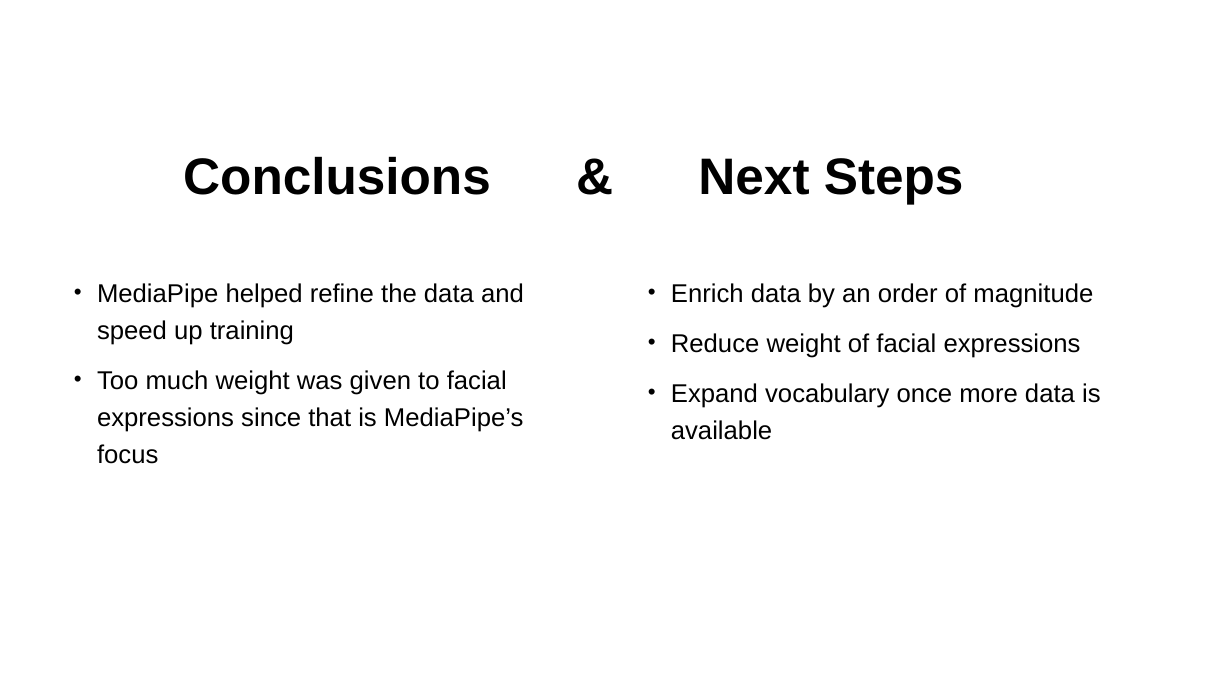
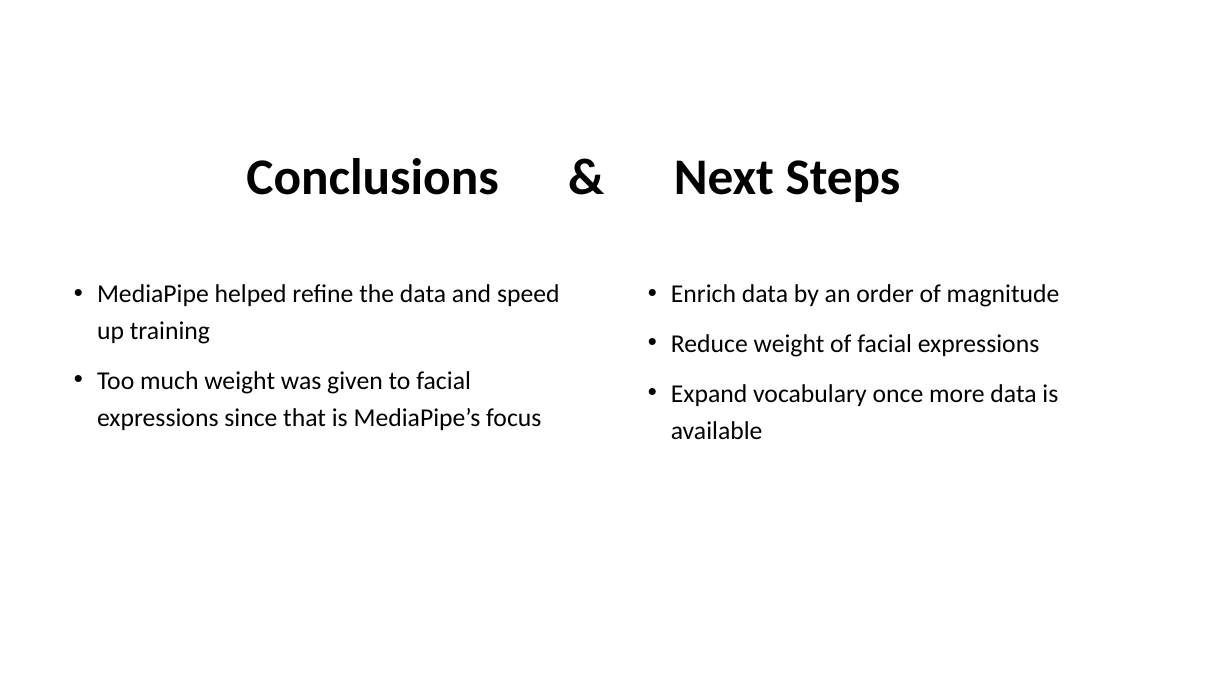
Before and after one commit to ellahazelbar/DeepWS, a slide deck: slide 8 of ASL translator.pptx. Drawn at 1232x693 pixels with LibreOffice and Linux fonts; fonts in the diff are those of the drawing; background and template pictures are left out. Boxes give left, top, right and bottom in pixels: in the first picture for what was removed or moved away, otherwise in the second. Text is boxed around its words. In the diff, an @@ line names an element or a change of style, - is before the commit and + after.

```diff
--- a/ASL translator.pptx
+++ b/ASL translator.pptx
@@ title "Conclusions & Next Steps" at (246, 158, 901, 202): font Arial to Calibri @@
@@ text "MediaPipe helped refine the data ..." at (97, 284, 560, 430): font Arial to Calibri; less space between paragraphs @@
@@ text "Enrich data by an order ..." at (671, 284, 1060, 440): font Arial to Calibri; less space between paragraphs @@
```
Also in this commit, not shown: 8 other slides changed, 5 other files.
